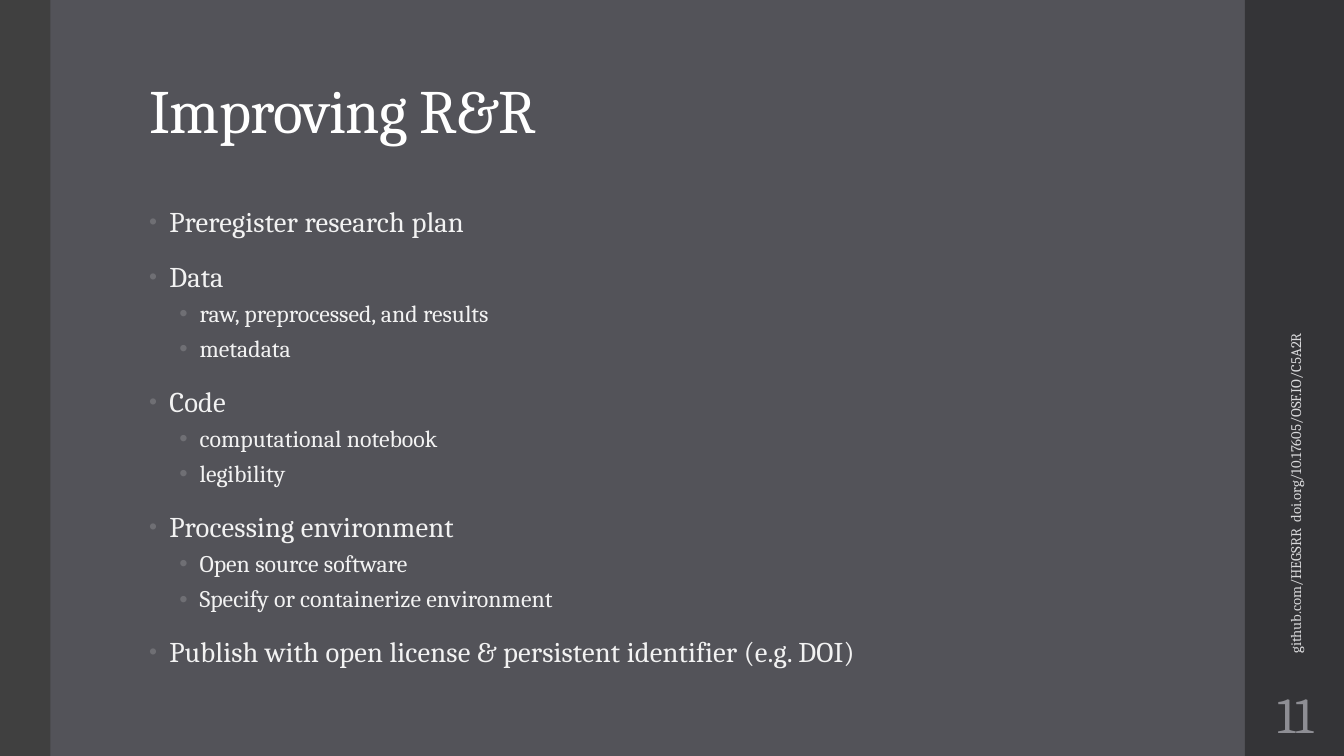
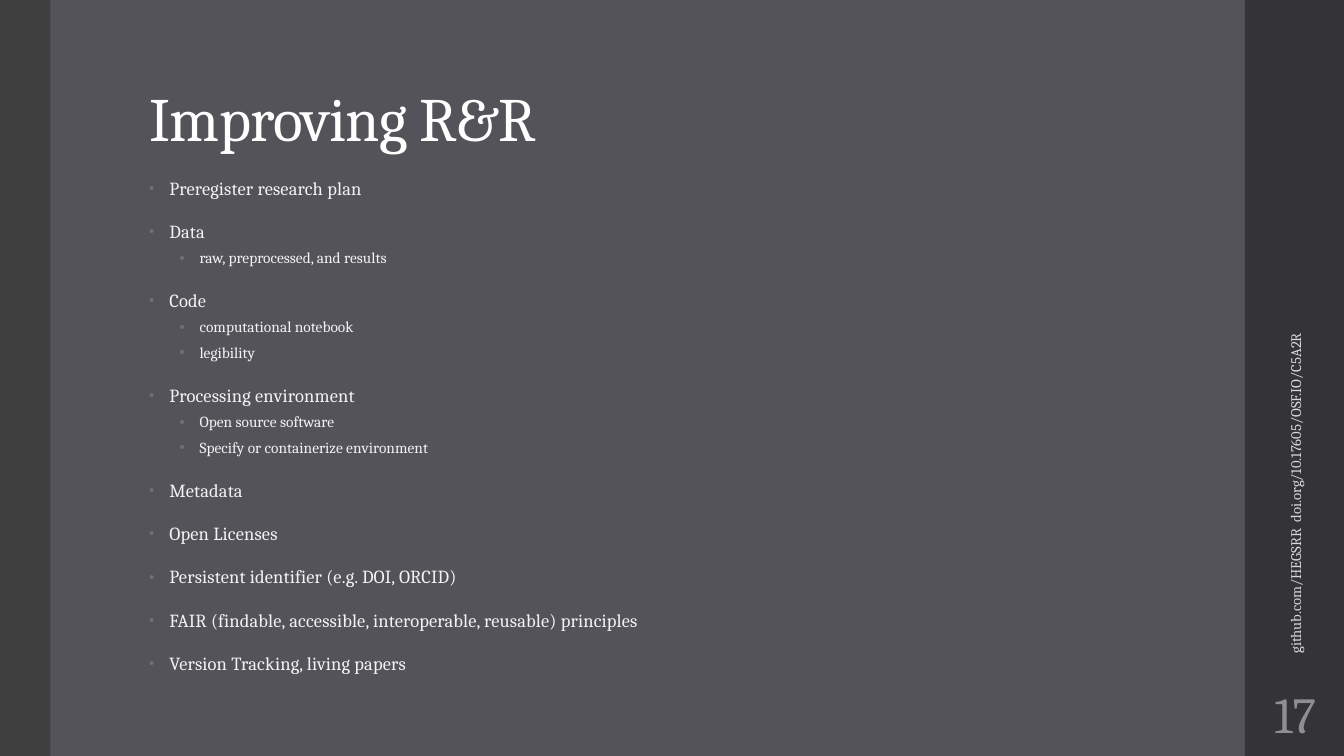
Before and after one commit to HEGSRR/UCGIS-Workshop, a slide deck: slide 17 of 01_Introduction.pptx (slide 11 before the commit). Drawn at 1344x756 pixels with LibreOffice and Linux fonts; fonts in the diff are those of the drawing. Boxes give left, top, right and bottom in pixels: in the first picture for what was removed or moved away, otherwise in the second. Text is boxed around its words. In the diff, an @@ line names an element or a change of style, - is before the commit and + after.

```diff
--- a/01_Introduction.pptx
+++ b/01_Introduction.pptx
@@ title "Improving R&R" at (149, 99, 536, 155): line spacing 0.9 to 1.1 @@
@@ text "Preregister research plan": place and size @@
-text "Preregister research plan" at (169, 212, 854, 668)
+text "Preregister research plan" at (169, 182, 638, 674)
@@ text at (169, 182, 428, 457): size 20.4 to 13.2 pt in "Preregister research plan", "Data", "Code", "Processing environment"; size 17 to 11 pt in "raw, preprocessed, and results", "computational notebook", "legibility", "Open source software" and 1 more places @@
@@ text at (200, 340, 291, 357): paragraph removed @@
-  • metadata
@@ text at (169, 484, 638, 674): text changed; size 20.4 to 13.2 pt @@
-• Publish with open license & persistent identifier (e.g. DOI)
+• Metadata
+• Open Licenses
+• Persistent identifier (e.g. DOI, ORCID)
+• FAIR (findable, accessible, interoperable, reusable) principles
+• Version Tracking, living papers
@@ page number at (1274, 699, 1316, 733): text changed @@
-11
+17
```
Also in this commit, not shown: 10 other slides changed, 15 slides added.
